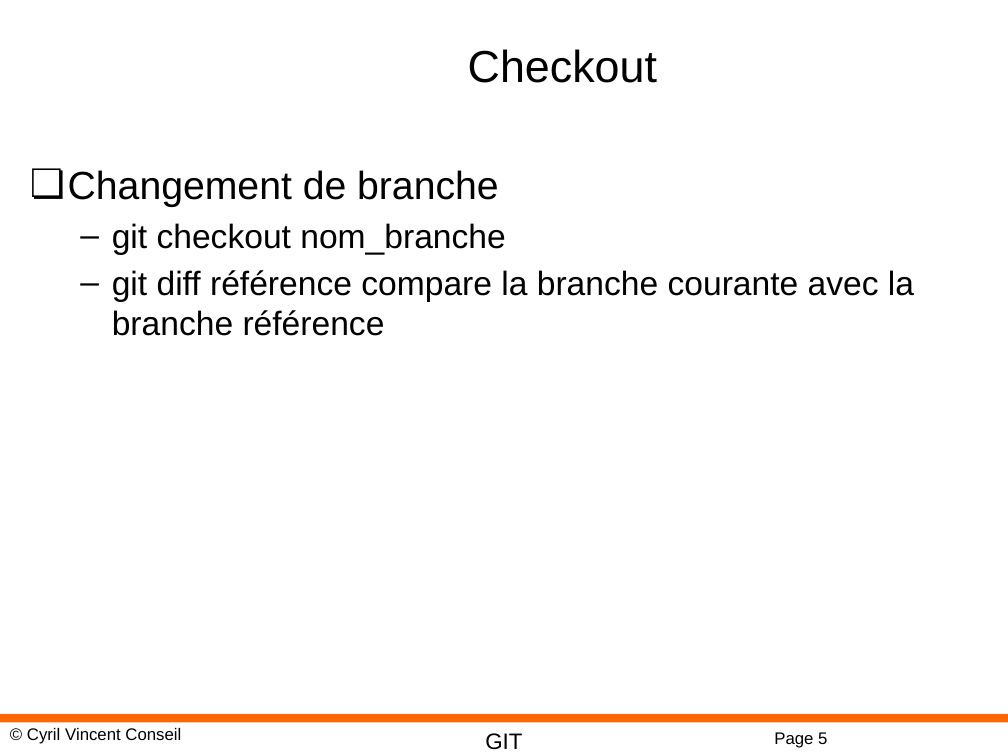
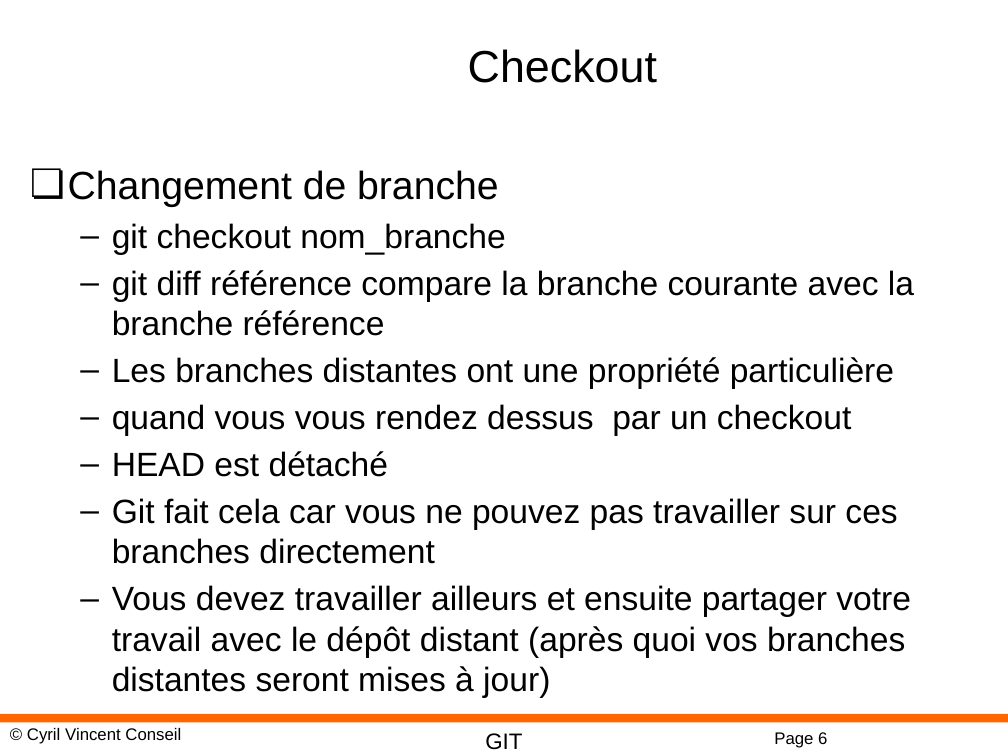
Before and after one commit to cyrilvincent/git, a slide deck: slide 6 of ppt/GIT03-Branches.pptx (slide 5 before the commit). Drawn at 1008x756 pixels with LibreOffice and Linux fonts; fonts in the diff are those of the drawing; background and template pictures are left out. Boxes give left, top, right and bottom in pixels: in the first picture for what was removed or moved away, otherwise in the second. Text is boxed around its words. In the diff, an @@ line names an element or a change of style, - is before the commit and + after.

```diff
--- a/ppt/GIT03-Branches.pptx
+++ b/ppt/GIT03-Branches.pptx
@@ text at box(112, 357, 911, 698): paragraphs added @@
+  – Les branches distantes ont une propriété particulière
+  – quand vous vous rendez dessus par un checkout
+  – HEAD est détaché
+  – Git fait cela car vous ne pouvez pas travailler sur ces branches directement
+  – Vous devez travailler ailleurs et ensuite partager votre travail avec le dépôt distant (après quoi vos branches distantes seront mises à jour)
@@ page number at box(774, 732, 827, 748): text changed @@
-Page 5
+Page 6
```
Also in this commit, not shown: 1 other slide changed, 5 slides added, 3 other files.
